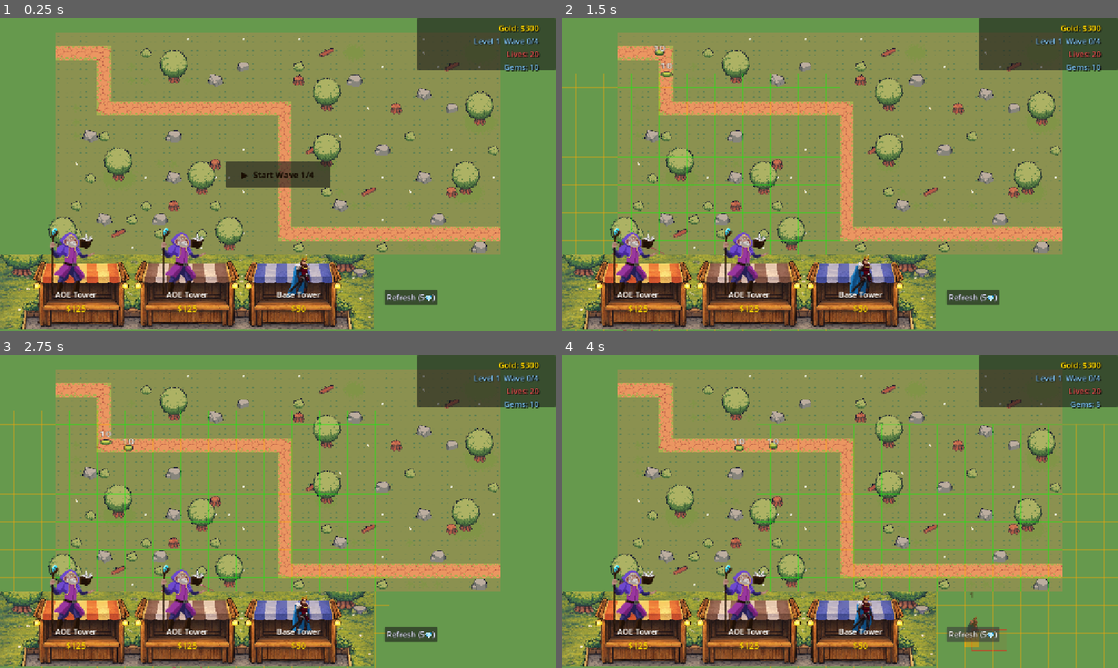
Above: before the commit, frames 1-4 (two rows, left to right).
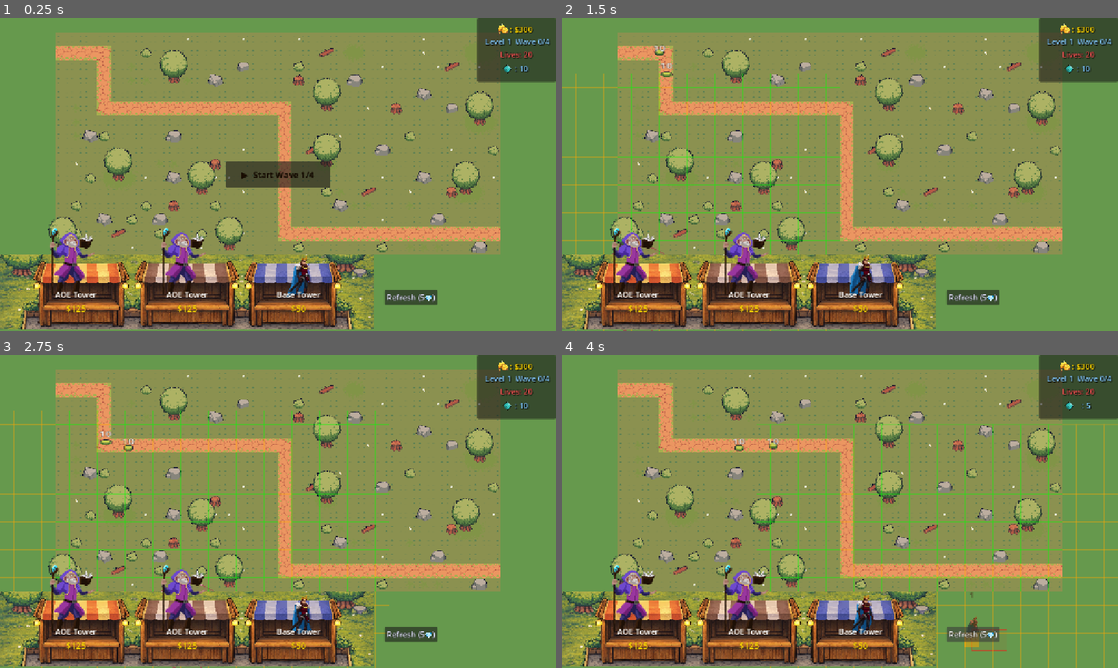
Above: after the commit, the same moments.

Repository: ericzhao05/TowerDefenseGame
Game: Godot game, scene res://Scenes/Game.tscn
The game is run twice, just before and just after one commit, with the same random seed, the same clock (stepped at 60 frames per second) and the same inputs.
Inputs (mouse positions are in pixels of both pictures, inside the frame that each line leads up to):
- Up to frame 1 (0.25 s): no input
- Up to frame 2 (1.5 s): click "▶ Start Wave 1/4" at 0.5 s; click (639, 287) at 1.25 s
- Up to frame 3 (2.75 s): click (189, 624) at 2.02 s
- Up to frame 4 (4 s): click (862, 624) at 2.77 s; click "Refresh (5💎)" at 3.5 s

The runs differ from the first frame. In frame 1, 2.9% of the frame differs, in the area x 75-100%, y 0-21%; in frame 2, 2.9%; in frame 3, 2.9%; in frame 4, 2.9%.

Commit message:
Replaced coin and gem assets in the top bar

Diff:
--- a/Scenes/Game.tscn
+++ b/Scenes/Game.tscn
@@ -3,6 +3,8 @@
 [ext_resource type="Script" uid="uid://dtbrcmfjsku7o" path="res://Scripts/GameManager.gd" id="1_j5yw3"]
 [ext_resource type="PackedScene" uid="uid://dcl768gtkchcy" path="res://UI/TowerShop.tscn" id="2_tower"]
 [ext_resource type="Script" uid="uid://b0jkmyd212nuf" path="res://UI/game_ui.gd" id="3_b2bpf"]
+[ext_resource type="Texture2D" uid="uid://cxauqhmo60ls3" path="res://Sprites/SimpleFantasyResourceIcons/Gold.png" id="4_7lihs"]
+[ext_resource type="Texture2D" uid="uid://dlnwhlrjksw17" path="res://Sprites/SimpleFantasyResourceIcons/Item 4-1.png.png" id="5_fgofq"]
 [ext_resource type="PackedScene" uid="uid://cfehaij52rv3d" path="res://Scenes/Levels/level_1.tscn" id="6_level1"]
 
 [node name="Main" type="Node2D" unique_id=693202688]
@@ -30,16 +32,16 @@
 anchors_preset = 1
 anchor_left = 1.0
 anchor_right = 1.0
-offset_left = -320.0
-offset_bottom = 120.0
+offset_left = -181.0
+offset_bottom = 147.0
 grow_horizontal = 0
 
 [node name="CurrencyLabel" type="Label" parent="GameManager/UI/TopBar" unique_id=1415205712]
 layout_mode = 0
-offset_left = 20.0
-offset_top = 10.0
-offset_right = 280.0
-offset_bottom = 35.0
+offset_left = 30.0
+offset_top = 13.0
+offset_right = 126.0
+offset_bottom = 39.0
 theme_override_colors/font_color = Color(1, 0.847059, 0, 1)
 theme_override_colors/font_shadow_color = Color(0, 0, 0, 0.5)
 theme_override_colors/font_outline_color = Color(0, 0, 0, 1)
@@ -47,15 +49,15 @@
 theme_override_constants/shadow_offset_y = 2
 theme_override_constants/outline_size = 2
 theme_override_font_sizes/font_size = 18
-text = "Gold: $300"
+text = ": $300"
 horizontal_alignment = 2
 
 [node name="WaveLabel" type="Label" parent="GameManager/UI/TopBar" unique_id=2101350596]
 layout_mode = 0
-offset_left = 20.0
-offset_top = 40.0
-offset_right = 280.0
-offset_bottom = 65.0
+offset_left = 17.0
+offset_top = 41.0
+offset_right = 113.0
+offset_bottom = 67.0
 theme_override_colors/font_color = Color(0.529412, 0.807843, 1, 1)
 theme_override_colors/font_shadow_color = Color(0, 0, 0, 0.5)
 theme_override_colors/font_outline_color = Color(0, 0, 0, 1)
@@ -68,10 +70,10 @@
 
 [node name="LivesLabel" type="Label" parent="GameManager/UI/TopBar" unique_id=472699789]
 layout_mode = 0
-offset_left = 20.0
-offset_top = 70.0
-offset_right = 280.0
-offset_bottom = 95.0
+offset_left = 25.0
+offset_top = 71.0
+offset_right = 126.0
+offset_bottom = 97.0
 theme_override_colors/font_color = Color(1, 0.333333, 0.333333, 1)
 theme_override_colors/font_shadow_color = Color(0, 0, 0, 0.5)
 theme_override_colors/font_outline_color = Color(0, 0, 0, 1)
@@ -84,10 +86,10 @@
 
 [node name="GemsLabel" type="Label" parent="GameManager/UI/TopBar" unique_id=790231632]
 layout_mode = 0
-offset_left = 20.0
-offset_top = 100.0
-offset_right = 280.0
-offset_bottom = 125.0
+offset_left = 30.0
+offset_top = 103.0
+offset_right = 117.0
+offset_bottom = 129.0
 theme_override_colors/font_color = Color(0.5, 0.8, 1, 1)
 theme_override_colors/font_shadow_color = Color(0, 0, 0, 0.5)
 theme_override_colors/font_outline_color = Color(0, 0, 0, 1)
@@ -95,14 +97,35 @@
 theme_override_constants/shadow_offset_y = 2
 theme_override_constants/outline_size = 2
 theme_override_font_sizes/font_size = 18
-text = "Gems: 10"
+text = ": 10"
 horizontal_alignment = 2
+
+[node name="CoinIcon" type="TextureRect" parent="GameManager/UI/TopBar" unique_id=619573554]
+custom_minimum_size = Vector2(32, 32)
+layout_mode = 1
+offset_left = 43.0
+offset_top = 9.0
+offset_right = 75.0
+offset_bottom = 41.0
+texture = ExtResource("4_7lihs")
+expand_mode = 1
+
+[node name="GemsIcon" type="TextureRect" parent="GameManager/UI/TopBar" unique_id=505103090]
+custom_minimum_size = Vector2(32, 32)
+layout_mode = 1
+offset_left = 28.0
+offset_top = 92.0
+offset_right = 108.0
+offset_bottom = 172.0
+texture = ExtResource("5_fgofq")
+expand_mode = 1
 
 [node name="TowerShop" parent="GameManager/UI" unique_id=1554464940 instance=ExtResource("2_tower")]
 offset_top = -302.0
 offset_bottom = -1.0
 
 [node name="StartButton" type="Button" parent="GameManager/UI" unique_id=312847653]
+visible = false
 anchors_preset = 8
 anchor_left = 0.5
 anchor_top = 0.5
@@ -119,4 +142,3 @@
 theme_override_constants/outline_size = 1
 theme_override_font_sizes/font_size = 20
 text = "▶  Start Wave 1/4"
-visible = false
--- a/UI/game_ui.gd
+++ b/UI/game_ui.gd
@@ -78,11 +78,11 @@
 # ── Stat displays ─────────────────────────────────────────────────────────────
 func _on_currency_changed(new_amount):
 	if currency_label:
-		currency_label.text = "Gold: $" + str(new_amount)
+		currency_label.text = ": $" + str(new_amount)
 
 func _on_gems_changed(new_amount):
 	if gems_label:
-		gems_label.text = "Gems: " + str(new_amount)
+		gems_label.text = ": " + str(new_amount)
 
 func _on_lives_changed(new_lives):
 	if lives_label:
